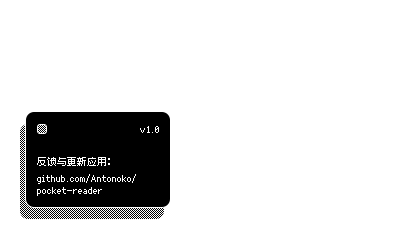
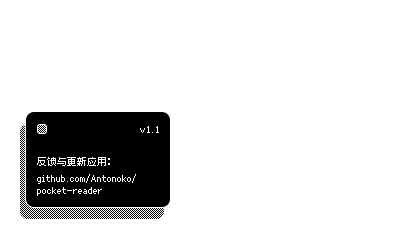
The second w=400, h=240 image is a revision of the first. Changes to its layers:
renamed "v1.0" to "v1.1", painted on it over [155, 126, 159, 133]
